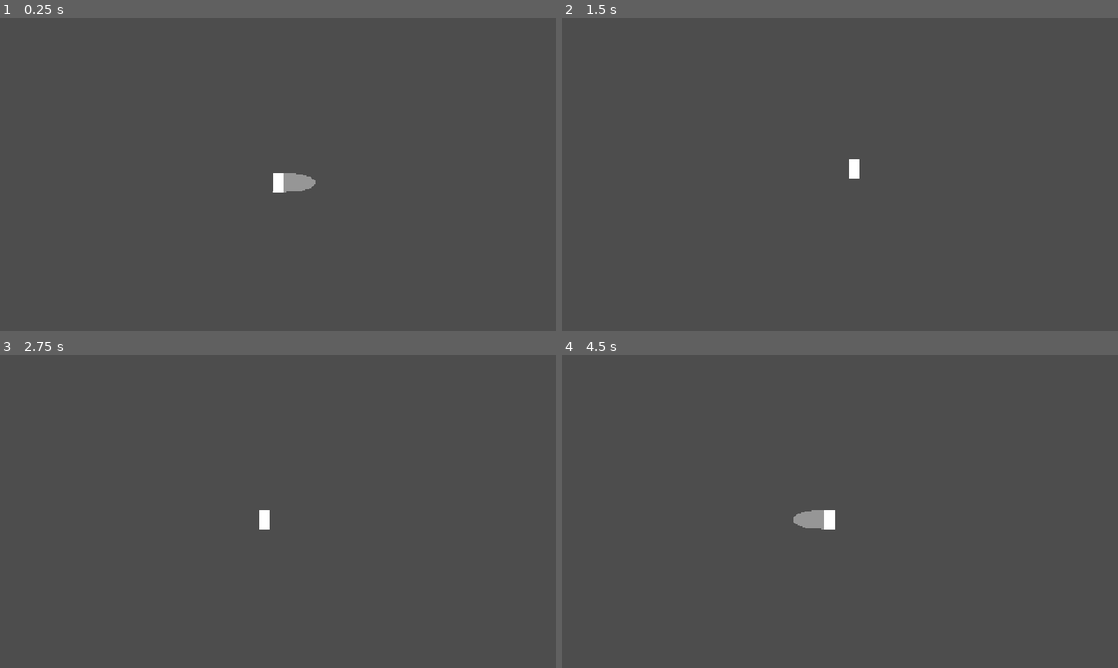
Above: before the commit, frames 1-4 (two rows, left to right).
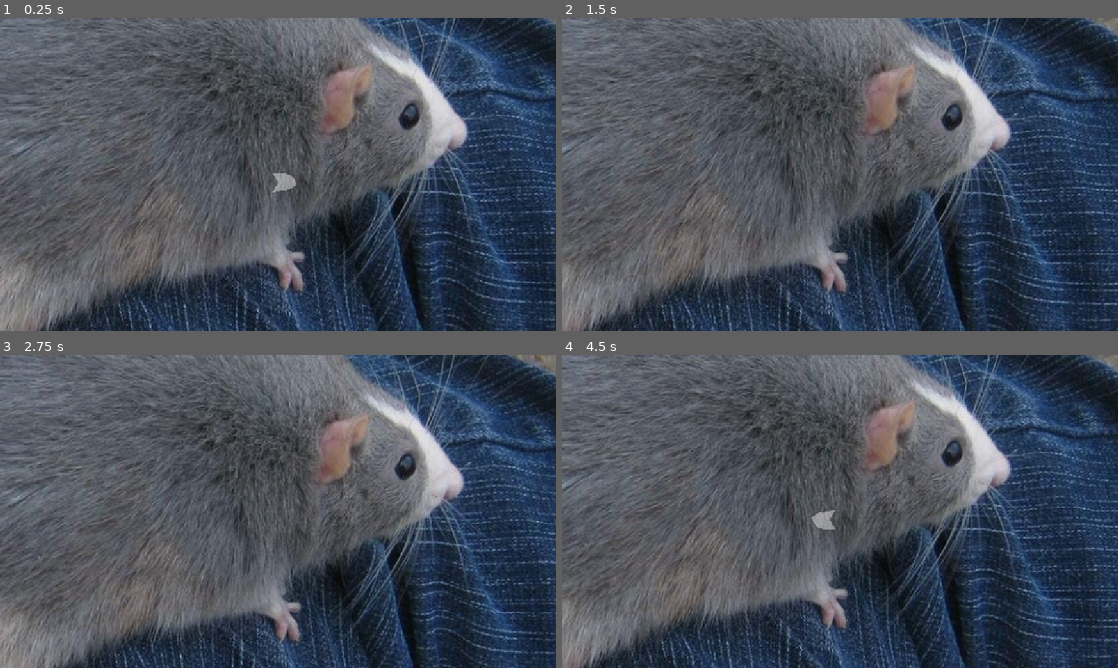
Above: after the commit, the same moments.

Repository: Logboy2000/Comp-Sci-30
Game: Godot game, scene res://testroom.tscn
The game is run twice, just before and just after one commit, with the same random seed, the same clock (stepped at 60 frames per second) and the same inputs.
Inputs:
- Up to frame 1 (0.25 s): no input
- Up to frame 2 (1.5 s): tap Enter at 0.5 s; hold Z (jump) 0.53-1.28 s; hold Right (right) from 0.53 s (still down); tap X (attack) at 0.6 s; tap Z (jump) at 1.35 s
- Up to frame 3 (2.75 s): tap Z (jump) at 1.52, 1.82 s; tap X (attack) at 1.55, 2.1 s; release Right (right) at 2.03 s; hold Left (left) from 2.03 s (still down); hold Z (jump) from 2.03 s (still down)
- Up to frame 4 (4.5 s): release Left (left) at 2.78 s; release Z (jump) at 2.78 s; hold Right (right) 2.78-4.28 s; tap X (attack) at 2.85, 4.35 s; tap Z (jump) at 3.02, 3.32 s; hold Z (jump) 3.53-4.28 s; hold Left (left) from 4.28 s (still down)

The runs differ from the first frame. In frame 1, 68% of the frame differs, in the area x 0-100%, y 0-100%; in frame 2, 69%; in frame 3, 68%; in frame 4, 69%.

Commit message:
Rat game

Diff:
--- a/final-project/player.gd
+++ b/final-project/player.gd
@@ -8,9 +8,10 @@
 @export var jump_velocity = -400.0
 @export var gravity = 980.0
 @export var friction = 2000.0
-@export var coyote_time = 0.15  # Time in seconds to allow jumping after leaving platform
-@export var jump_buffer_time = 0.1  # Time in seconds to buffer jump input
+@export var coyote_time = 0.15
+@export var jump_buffer_time = 0.1
 @export var pogo_velocity = -300.0
+@export var cap_fall_speed: bool = true
 
 var gravity_multiplier = 1.0
 var is_jumping = false
@@ -18,7 +19,7 @@
 var coyote_timer = 0.0
 var jump_buffer_timer = 0.0
 var was_on_floor = false
-var attack_direction = Vector2.RIGHT  # Default attack direction
+var attack_direction = Vector2.RIGHT
 var is_attacking = false
 
 func _ready():
--- a/final-project/player.tscn
+++ b/final-project/player.tscn
@@ -4,19 +4,14 @@
 [ext_resource type="PackedScene" uid="uid://bu7g5b5abhjrh" path="res://sword.tscn" id="2_onrkg"]
 
 [sub_resource type="RectangleShape2D" id="RectangleShape2D_qk4a2"]
-size = Vector2(11, 20)
+size = Vector2(14.25, 7)
 
 [node name="Player" type="CharacterBody2D"]
 collision_layer = 2
 script = ExtResource("1_4flbx")
 
-[node name="Polygon2D" type="Polygon2D" parent="."]
-position = Vector2(-9.53674e-07, 0)
-scale = Vector2(0.916667, 1)
-polygon = PackedVector2Array(-6, -10, 6, -10, 6, 10, -6, 10)
-
 [node name="CollisionShape2D" type="CollisionShape2D" parent="."]
-visible = false
+position = Vector2(-0.125, 0)
 shape = SubResource("RectangleShape2D_qk4a2")
 debug_color = Color(0, 0.6, 0, 0.419608)
 
--- a/final-project/project.godot
+++ b/final-project/project.godot
@@ -35,11 +35,13 @@
 jump={
 "deadzone": 0.2,
 "events": [Object(InputEventKey,"resource_local_to_scene":false,"resource_name":"","device":-1,"window_id":0,"alt_press …(192 unchanged characters)…
+, Object(InputEventKey,"resource_local_to_scene":false,"resource_name":"","device":-1,"window_id":0,"alt_pressed":false,"shift_pressed":false,"ctrl_pressed":false,"meta_pressed":false,"pressed":false,"keycode":0,"physical_keycode":65,"key_label":0,"unicode":97,"location":0,"echo":false,"script":null)
 ]
 }
 attack={
 "deadzone": 0.2,
 "events": [Object(InputEventKey,"resource_local_to_scene":false,"resource_name":"","device":-1,"window_id":0,"alt_press …(192 unchanged characters)…
+, Object(InputEventKey,"resource_local_to_scene":false,"resource_name":"","device":-1,"window_id":0,"alt_pressed":false,"shift_pressed":false,"ctrl_pressed":false,"meta_pressed":false,"pressed":false,"keycode":0,"physical_keycode":83,"key_label":0,"unicode":115,"location":0,"echo":false,"script":null)
 ]
 }
 up={
--- a/final-project/sword.gd
+++ b/final-project/sword.gd
@@ -92,6 +92,3 @@
 		# Apply knockback to enemy
 		body.take_damage(damage, current_attack_direction, enemy_knockback)
 		has_applied_knockback = true
-	elif body.is_in_group("terrain"):
-		apply_knockback(false)
-		has_applied_knockback = true
--- a/final-project/sword.tscn
+++ b/final-project/sword.tscn
@@ -14,12 +14,12 @@
 
 [node name="CollisionShape2D" type="CollisionPolygon2D" parent="Hitbox"]
 scale = Vector2(2, 2)
-polygon = PackedVector2Array(-10, -5, 4.5, -4.5, 9.5, -3, 12, -1, 12, 1, 9.5, 3, 4.5, 4.5, -10, 5, -7, 0)
+polygon = PackedVector2Array(-10, -5, -4, -5, 0, -3.5, 1.5, -1.5, 2.5, 1, -1, 3.5, -4.5, 4, -10, 5, -7, 0)
 
 [node name="Sprite" type="Polygon2D" parent="."]
 position = Vector2(14, 0)
 scale = Vector2(2, 2)
 color = Color(1, 1, 1, 0.415686)
-polygon = PackedVector2Array(-10, -5, 4.5, -4.5, 9.5, -3, 12, -1, 12, 1, 9.5, 3, 4.5, 4.5, -10, 5, -7, 0)
+polygon = PackedVector2Array(-10, -5, -4, -5, 0, -3.5, 1.5, -1.5, 2.5, 1, -1, 3.5, -4.5, 4, -10, 5, -7, 0)
 
 [connection signal="body_entered" from="Hitbox" to="." method="_on_hitbox_body_entered"]
--- a/final-project/testroom.tscn
+++ b/final-project/testroom.tscn
@@ -1,5 +1,6 @@
-[gd_scene load_steps=5 format=3 uid="uid://dykrla05monq3"]
+[gd_scene load_steps=6 format=3 uid="uid://dykrla05monq3"]
 
+[ext_resource type="Texture2D" uid="uid://dyis8kds5mb8x" path="res://bigrat.jpg" id="1_dwq1p"]
 [ext_resource type="PackedScene" uid="uid://b4hrdpl5dijvs" path="res://player.tscn" id="1_q11y4"]
 [ext_resource type="PackedScene" uid="uid://j7myepfg202f" path="res://lilguy.tscn" id="2_aes75"]
 
@@ -10,6 +11,16 @@
 size = Vector2(51, 352)
 
 [node name="testroom" type="Node2D"]
+
+[node name="ParallaxBackground" type="ParallaxBackground" parent="."]
+
+[node name="ParallaxLayer" type="ParallaxLayer" parent="ParallaxBackground"]
+position = Vector2(0, -1)
+motion_scale = Vector2(0.3, 0.3)
+
+[node name="Bigrat" type="Sprite2D" parent="ParallaxBackground/ParallaxLayer"]
+position = Vector2(14, 90)
+texture = ExtResource("1_dwq1p")
 
 [node name="Player" parent="." instance=ExtResource("1_q11y4")]
 
Binary file added: final-project/bigrat.jpg
Not shown, added: final-project/bigrat.jpg.import
